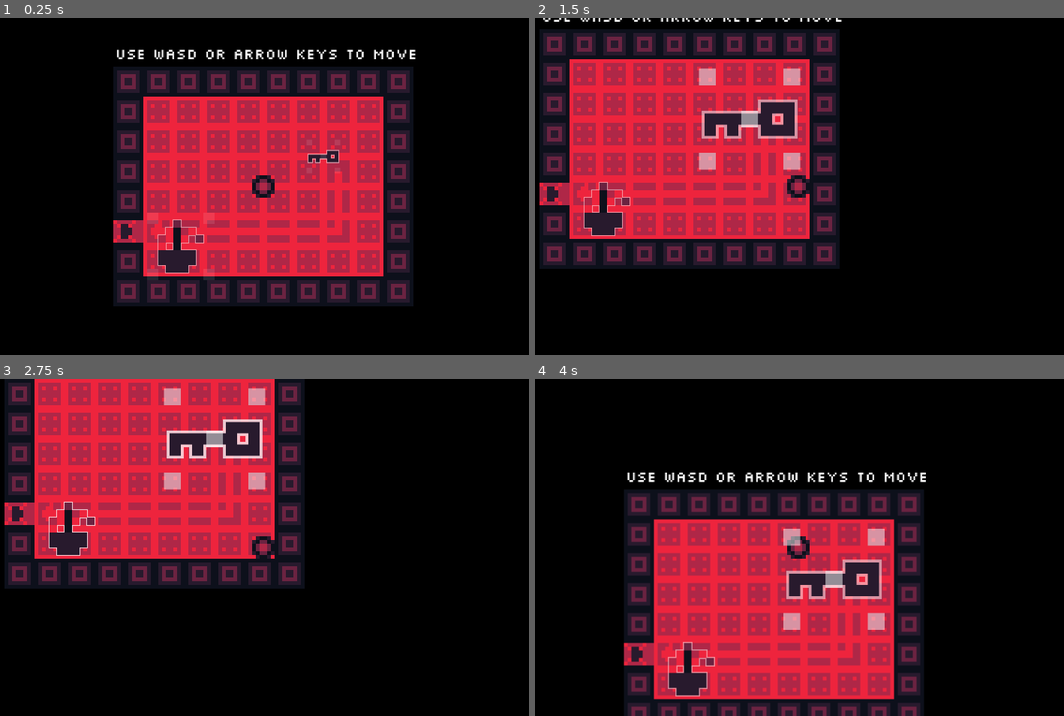
Above: before the commit, frames 1-4 (two rows, left to right).
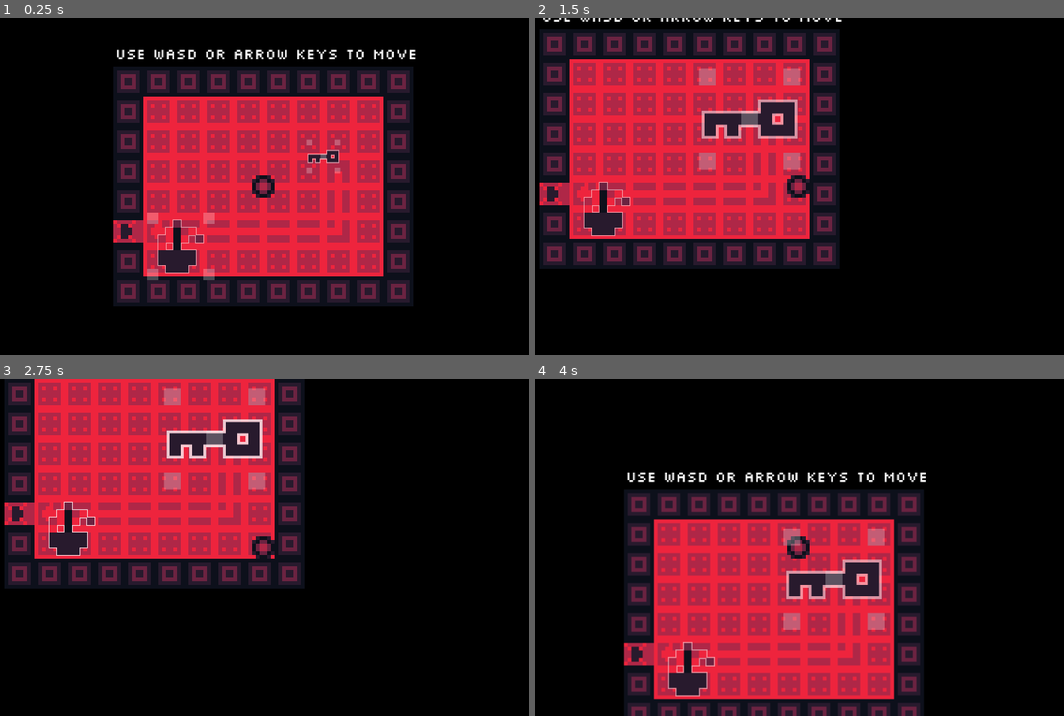
Above: after the commit, the same moments.

Repository: GriffinBaxter/Scaled-To-Nothing
Game: Godot game, scene res://Scenes/main.tscn
The game is run twice, just before and just after one commit, with the same random seed, the same clock (stepped at 60 frames per second) and the same inputs.
Inputs (mouse positions are in pixels of both pictures, inside the frame that each line leads up to):
- Up to frame 1 (0.25 s): no input
- Up to frame 2 (1.5 s): tap Enter at 0.5 s; move the mouse to (857, 156) at 0.52 s; press the mouse at (857, 156) at 0.53 s; hold D (right) 0.53-1.28 s; move the mouse to (609, 247) at 1.27 s; release the mouse at (609, 247) at 1.28 s; hold S (down) from 1.28 s (still down); click (609, 247) at 1.35 s
- Up to frame 3 (2.75 s): tap Space at 2 s; move the mouse to (322, 473) at 2.02 s; release S (down) at 2.03 s; press the mouse at (322, 473) at 2.03 s; hold D (right) from 2.03 s (still down)
- Up to frame 4 (4 s): move the mouse to (767, 614) at 2.77 s; release D (right) at 2.78 s; release the mouse at (767, 614) at 2.78 s; hold W (up) 2.78-3.53 s; click (767, 614) at 2.85 s; move the mouse to (979, 598) at 3.52 s; press the mouse at (979, 598) at 3.53 s; hold A (left) from 3.53 s (still down)

The runs differ from the first frame. In frame 1, 0.4% of the frame differs, in the area x 27-65%, y 36-78%; in frame 2, 0.8%, in the area x 30-51%, y 14-46%; in frame 3, 0.8%; in frame 4, 0.8%.

Commit message:
Simplified colours for scaling/positioning UI

Diff:
--- a/Scripts/object_scaling.gd
+++ b/Scripts/object_scaling.gd
@@ -33,7 +33,7 @@
 		const OFFSET = 3.
 		const SQUARE_SIZE = Vector2(1.5, 1.5)
 		const ACTIVE_COLOR = Color(1, 1, 1, 1)
-		var color = Color(1, 1, 1, 0.5) if mouse_entered_object else Color(1, 1, 1, 0.1)
+		const INACTIVE_COLOR = Color(1, 1, 1, 0.25)
 		draw_set_transform(Vector2(-position.x, -position.y))
 
 		# middle
@@ -44,7 +44,9 @@
 				),
 				SQUARE_SIZE
 			)
-			draw_rect(middle_rect, ACTIVE_COLOR if selected_corner == CornerPos.MIDDLE else color)
+			draw_rect(
+				middle_rect, ACTIVE_COLOR if selected_corner == CornerPos.MIDDLE else INACTIVE_COLOR
+			)
 
 		# top left
 		var top_left_rect = Rect2(
@@ -54,14 +56,19 @@
 			),
 			SQUARE_SIZE
 		)
-		draw_rect(top_left_rect, ACTIVE_COLOR if selected_corner == CornerPos.TOP_LEFT else color)
+		draw_rect(
+			top_left_rect, ACTIVE_COLOR if selected_corner == CornerPos.TOP_LEFT else INACTIVE_COLOR
+		)
 
 		# top right
 		var top_right_rect = Rect2(
 			Vector2(global_position.x + OFFSET, global_position.y - OFFSET - SQUARE_SIZE.y),
 			SQUARE_SIZE
 		)
-		draw_rect(top_right_rect, ACTIVE_COLOR if selected_corner == CornerPos.TOP_RIGHT else color)
+		draw_rect(
+			top_right_rect,
+			ACTIVE_COLOR if selected_corner == CornerPos.TOP_RIGHT else INACTIVE_COLOR
+		)
 
 		# bottom left
 		var bottom_left_rect = Rect2(
@@ -69,7 +76,8 @@
 			SQUARE_SIZE
 		)
 		draw_rect(
-			bottom_left_rect, ACTIVE_COLOR if selected_corner == CornerPos.BOTTOM_LEFT else color
+			bottom_left_rect,
+			ACTIVE_COLOR if selected_corner == CornerPos.BOTTOM_LEFT else INACTIVE_COLOR
 		)
 
 		# bottom right
@@ -77,7 +85,8 @@
 			Vector2(global_position.x + OFFSET, global_position.y + OFFSET), SQUARE_SIZE
 		)
 		draw_rect(
-			bottom_right_rect, ACTIVE_COLOR if selected_corner == CornerPos.BOTTOM_RIGHT else color
+			bottom_right_rect,
+			ACTIVE_COLOR if selected_corner == CornerPos.BOTTOM_RIGHT else INACTIVE_COLOR
 		)
 
 
